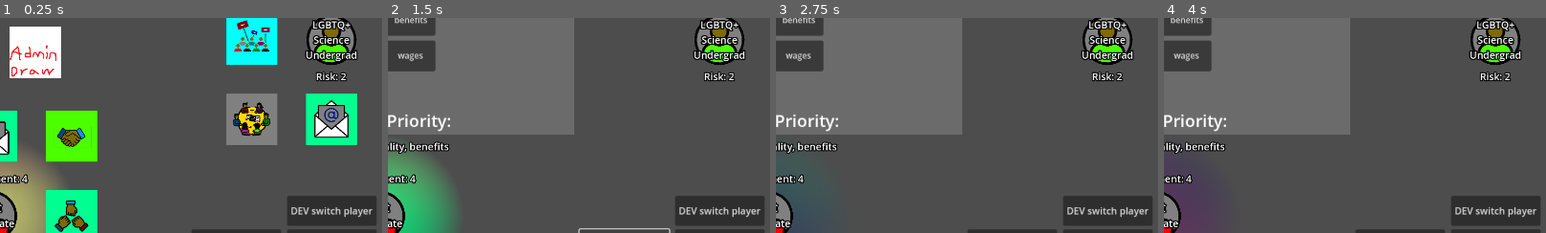
Above: before the commit, frames 1-4 (left to right).
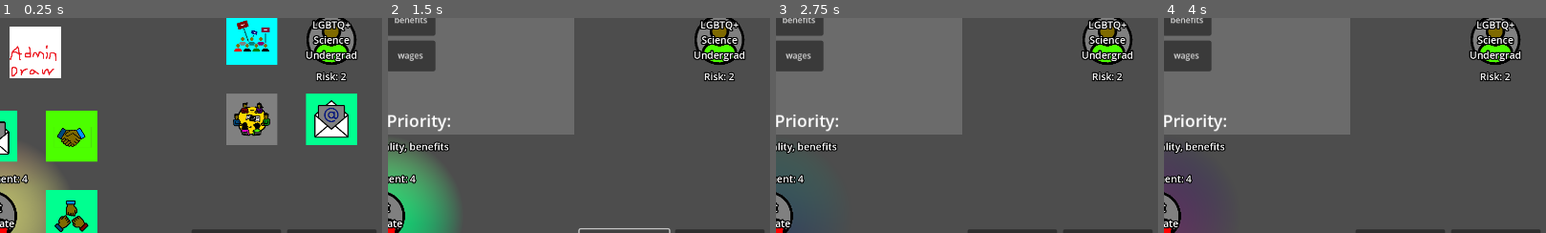
Above: after the commit, the same moments.

Repository: AX-I/Union-Battle
Game: Godot game, scene res://Scenes/strike_scene.tscn
Same seed, same stepped clock (60 frames per second), same inputs: the game is played once before the commit and once after it. This scene is started directly instead of the project's main scene. The engine's default icon, where the game draws it, is replaced by a stand-in: a white triangle on a blue panel in a dark square.
Inputs:
- Up to frame 1 (0.25 s): no input
- Up to frame 2 (1.5 s): click "End Turn" at 0.5 s; click "Toggle Priorities" at 1.25 s
- Up to frame 3 (2.75 s): click "equality" at 2 s
- Up to frame 4 (4 s): click "benefits" at 2.75 s; click "safety" at 3.5 s
The pictures show only the part of the screen within x 50-100%, y 43-93%; the shares and areas given below are measured in that part.

The runs differ from the first frame. In frame 1, 3.0% of the frame differs, in the area x 75-99%, y 82-97%; in frame 2, 3.0%; in frame 3, 3.0%; in frame 4, 3.0%.

Commit message:
Final cleanup

Diff:
--- a/union-battle/Scenes/strike_scene.tscn
+++ b/union-battle/Scenes/strike_scene.tscn
@@ -116,6 +116,7 @@
 text = "Toggle Priorities"
 
 [node name="DevSwitch" type="Button" parent="CanvasLayer/BotRight/Buttons"]
+visible = false
 offset_left = -115.0
 offset_top = -71.0
 offset_right = 35.0
--- a/union-battle/Scripts/connect_scene_scripts/join_button.gd
+++ b/union-battle/Scripts/connect_scene_scripts/join_button.gd
@@ -6,7 +6,7 @@
 
 # Current player count and the threshold to let players join the game
 var curr_player_count:		int		= 0
-const PLAYER_THRESHOLD:		int		= 4 # CHANGE THIS LATER IF WE GET THE BUTTON WORKING
+const PLAYER_THRESHOLD:		int		= 4
 
 # Called when the node enters the scene tree for the first time.
 func _ready() -> void:
